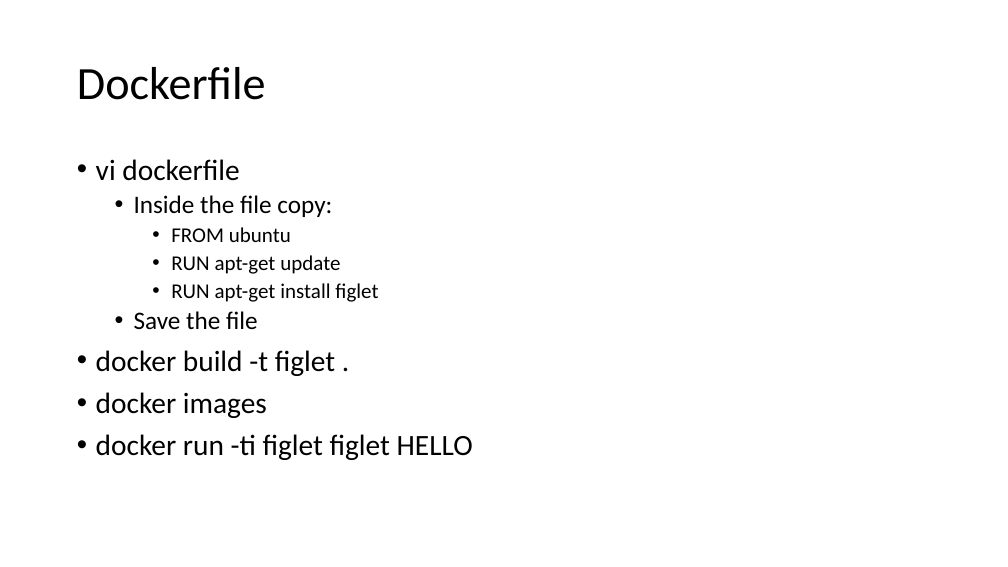
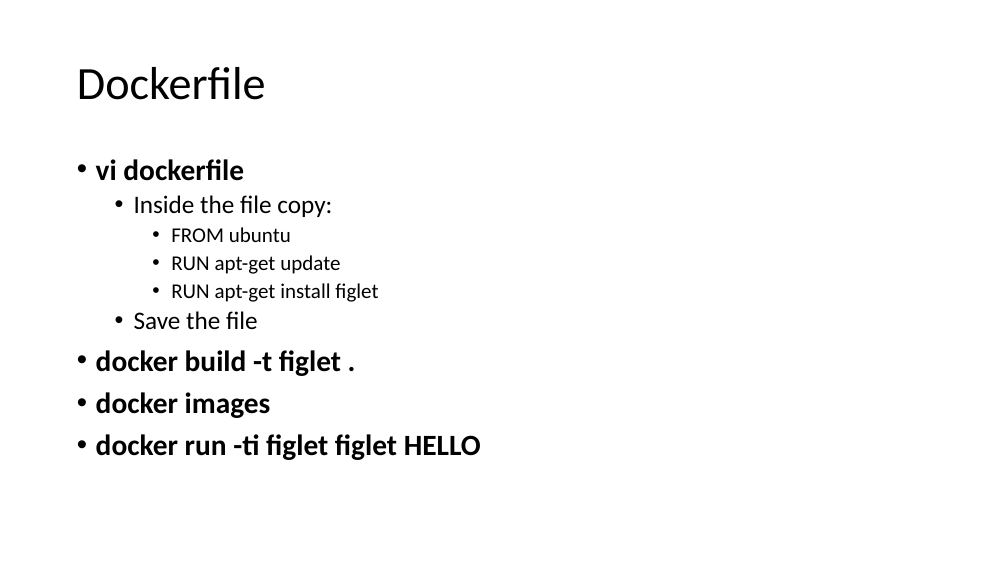
Before and after one commit to rogerscuall/docker-presentation, a slide deck: slide 16 of Docker presentation.pptx. Drawn at 1008x567 pixels with LibreOffice and Linux fonts; fonts in the diff are those of the drawing. Boxes give left, top, right and bottom in pixels: in the first picture for what was removed or moved away, otherwise in the second. Text is boxed around its words. In the diff, an @@ line names an element or a change of style, - is before the commit and + after.

```diff
--- a/Docker presentation.pptx
+++ b/Docker presentation.pptx
@@ text at (96,159,481,460): bold on in "vi dockerfile", "docker build -t figlet .", "docker images", "docker run -ti figlet figlet HELLO" @@
```
Also in this commit, not shown: 6 other slides changed, 4 slides added, 1 other file.
